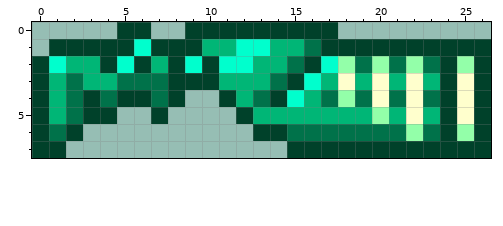
File history of a pixel-art sprite, Items/AgheriumGear/AgheriumGrappler.png. The first picture shows the starting point.
The file is 54x16 pixels, drawn in blocks of 2x2; one block is one cell here.
The same view after the edit:
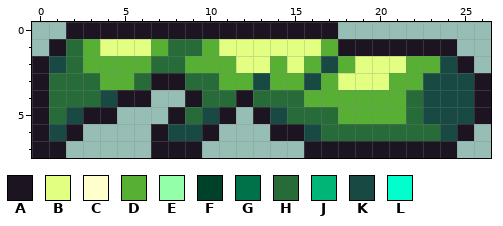
Palette (. is transparent): A #1c1521  B #e3ff82  C #ffffcd  D #57af34  E #93ffa9  F #00412a  G #00724a  H #276b38  J #00b676  K #184942  L #00ffcd
Difference:
@@ x 0..26 @@
-0 .....FF..FFFFFFFFF.........
-1 .FFFFFLFFFJJLLJJGFFFFFFFFFF
-2 FLJJFLFJFLFLLJJGFLEGEGEGFEF
-3 FJGJJGGGFFFJJJGFLJCJCJCJFCF
-4 FJGFGFFGF..FJGFLJGEGCGCGFCF
-5 FJGFF..F....FJJJJJJJEJCJFCF
-6 FGF..........FFGGGGGGGEGFEF
-7 FF.............FFFFFFFFFFFF
+0 ..AAAAAAAAAAAAAAAA.........
+1 .AHDBBBDHHDBBBBBBDAAAAAAA..
+2 AKHDDDDHHDDDBBDBDKDBBBDDKA.
+3 AHHHDDHAAHHDDKDDKDBBBDDKKKA
+4 AHHHKAA..AHHAHHHDDDDDDHKKKA
+5 AHKAA...AHKA.AKHHHDDDDHKKKA
+6 AKA....AKKA...AAKHHHHHHHKA.
+7 AA.....AAA......AAAAAAAAA..
Pixel boxes of the changes (left, top, right, bottom) in both pictures:
changed: (32, 22, 491, 158)
